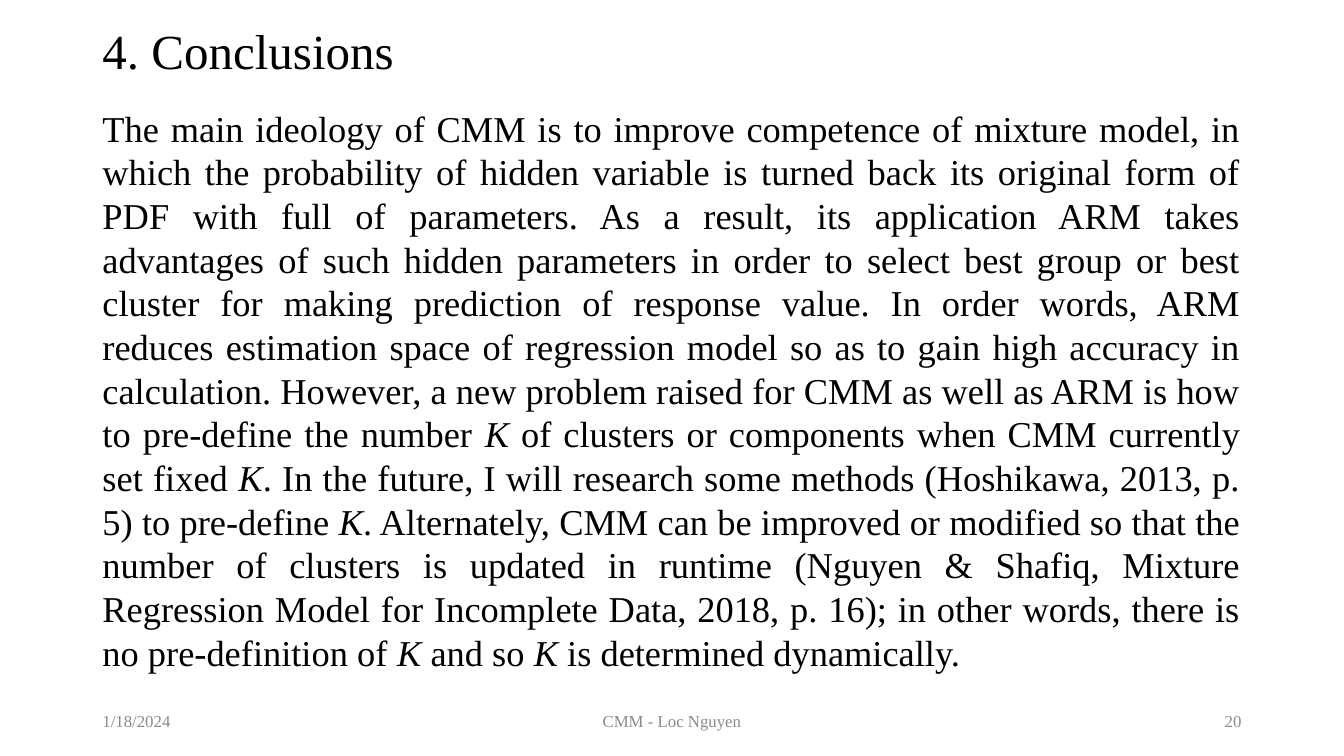
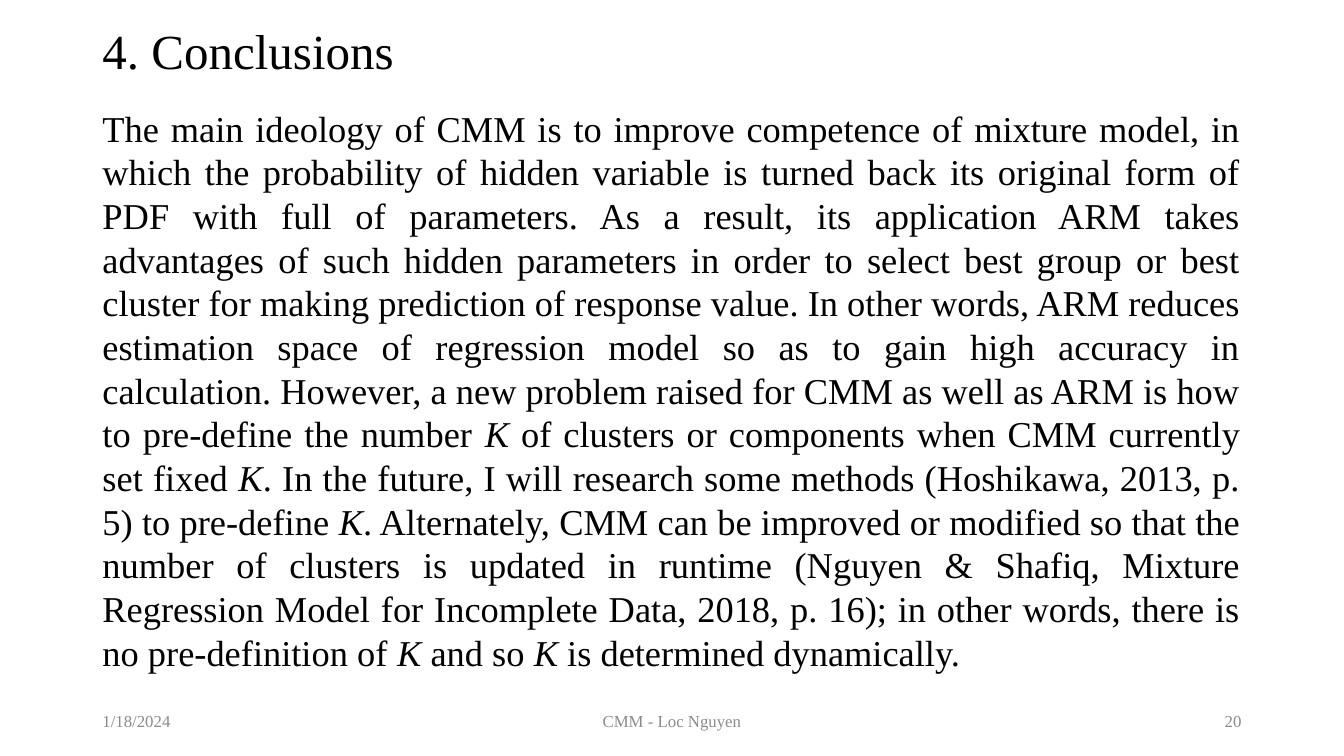
Before and after one commit to ngphloc/double-light, a slide deck: slide 20 of 3_implementation/08.TutorialOnEM/artifact/ConditionalMixtureModel.pptx. Drawn at 1344x756 pixels with LibreOffice and Linux fonts; fonts in the diff are those of the drawing. Boxes give left, top, right and bottom in pixels: in the first picture for what was removed or moved away, otherwise in the second. Text is boxed around its words. In the diff, an @@ line names an element or a change of style, - is before the commit and + after.

```diff
--- a/3_implementation/08.TutorialOnEM/artifact/ConditionalMixtureModel.pptx
+++ b/3_implementation/08.TutorialOnEM/artifact/ConditionalMixtureModel.pptx
@@ text at box(102, 116, 1240, 673): text changed @@
-The main ideology of CMM is to improve competence of mixture model, in which the probability of hidden variable is turned back its original form of PDF with full of parameters. As a result, its application ARM takes advantages of such hidden parameters in order to select best group or best cluster for making prediction of response value. In order words, ARM reduces estimation space of regression model so as to gain high accuracy in calculation. However, a new problem raised for CMM as well as ARM is how to pre-define the number K of clusters or components when CMM currently set fixed K. In the future, I will research some methods (Hoshikawa, 2013, p. 5) to pre-define K. Alternately, CMM can be improved or modified so that the number of clusters is updated in runtime (Nguyen & Shafiq, Mixture Regression Model for Incomplete Data, 2018, p. 16); in other words, there is no pre-definition of K and so K is determined dynamically.
+The main ideology of CMM is to improve competence of mixture model, in which the probability of hidden variable is turned back its original form of PDF with full of parameters. As a result, its application ARM takes advantages of such hidden parameters in order to select best group or best cluster for making prediction of response value. In other words, ARM reduces estimation space of regression model so as to gain high accuracy in calculation. However, a new problem raised for CMM as well as ARM is how to pre-define the number K of clusters or components when CMM currently set fixed K. In the future, I will research some methods (Hoshikawa, 2013, p. 5) to pre-define K. Alternately, CMM can be improved or modified so that the number of clusters is updated in runtime (Nguyen & Shafiq, Mixture Regression Model for Incomplete Data, 2018, p. 16); in other words, there is no pre-definition of K and so K is determined dynamically.
```
Also in this commit, not shown: 1 other file.
